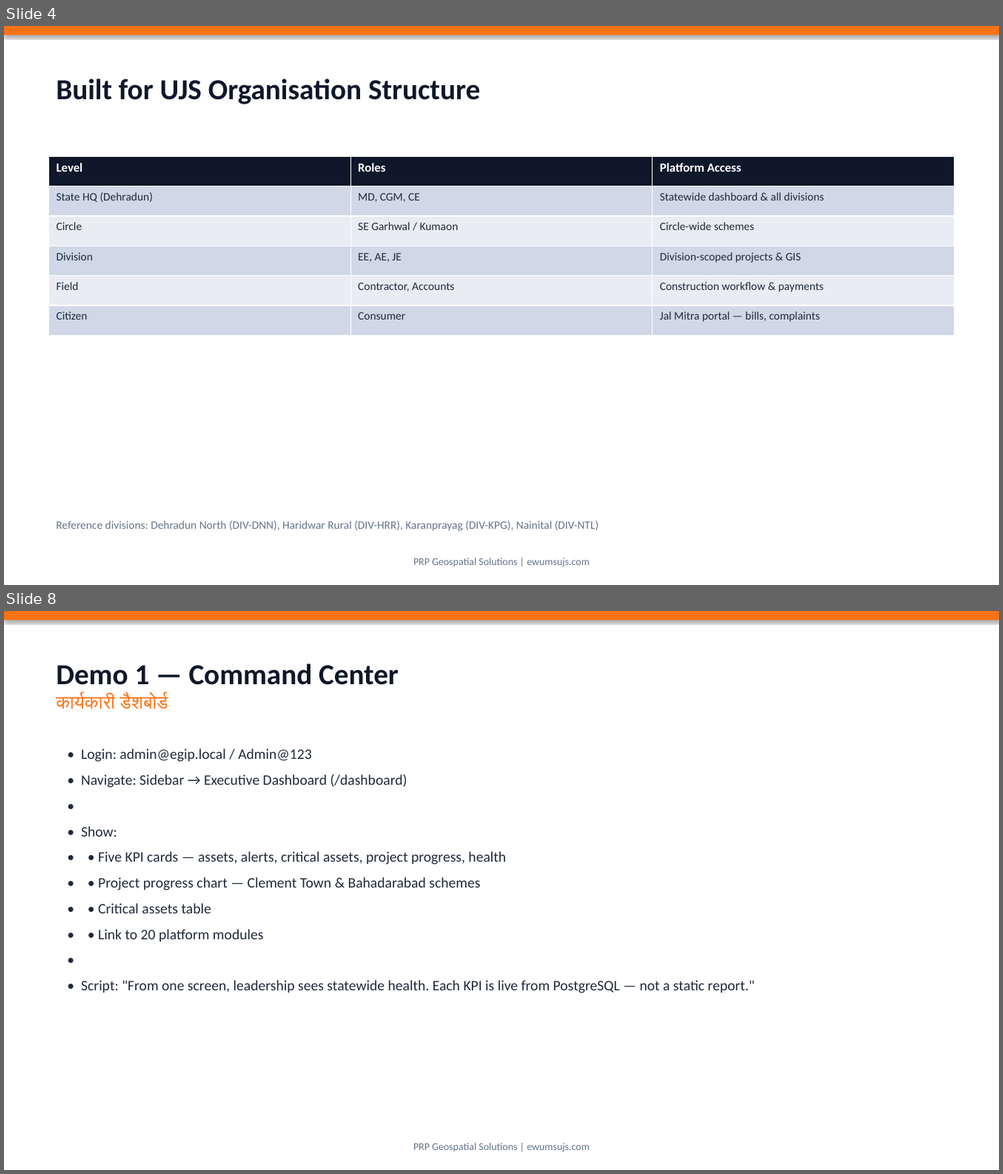
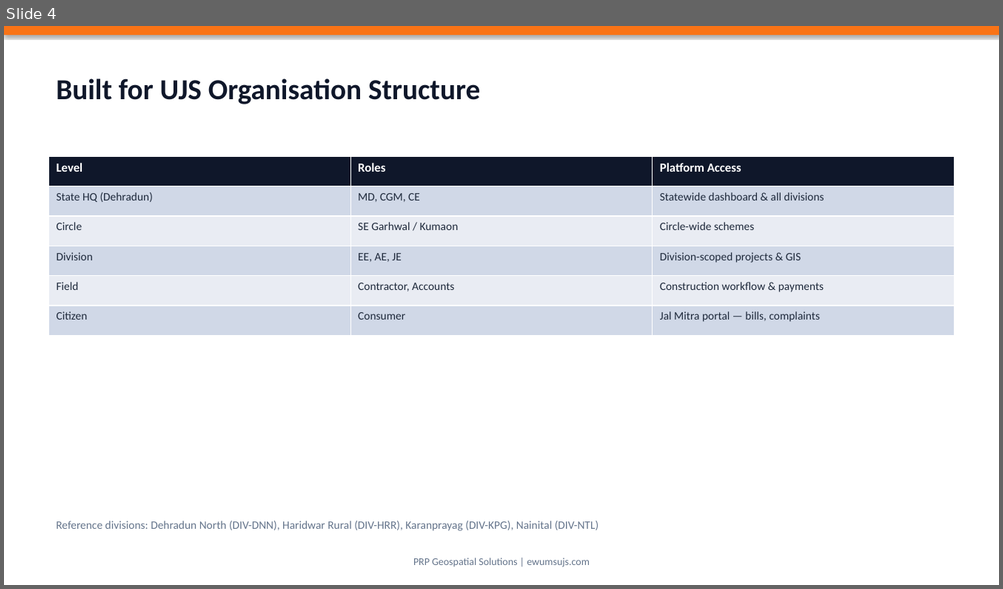
Before and after one commit to geospatialprp-dotcom/EWUMS, a slide deck: docs/ujs-presentation/EWUMS-UJS-Presentation.pptx. Shown one above the other, each under a label of ours: slides 4 and 8 before the commit, slide 4 after it; the slides between them are not shown. The pictures are 1003x1174 and 1003x589 pixels, drawn with LibreOffice and Linux fonts; fonts in the diff are those of the drawing. Boxes give left, top, right and bottom in pixels: in the first picture for what was removed or moved away, otherwise in the second. Text is boxed around its words. In the diff, an @@ line names an element or a change of style, - is before the commit and + after.

```diff
--- a/docs/ujs-presentation/EWUMS-UJS-Presentation.pptx
+++ b/docs/ujs-presentation/EWUMS-UJS-Presentation.pptx
@@ slide 8 removed at box(4, 611, 999, 1170), background #FFFFFF @@
@@ rectangle removed at box(4, 611, 999, 620) @@
@@ text removed at box(56, 664, 398, 709) @@
-Demo 1 — Command Center
-कार्यकारी डैशबोर्ड
@@ text removed at box(81, 749, 754, 994) @@
-• Login: admin@egip.local / Admin@123
-• Navigate: Sidebar → Executive Dashboard (/dashboard)
-•
-• Show:
-• • Five KPI cards — assets, alerts, critical assets, project progress, health
-• • Project progress chart — Clement Town & Bahadarabad schemes
-• • Critical assets table
-• • Link to 20 platform modules
-•
-• Script: "From one screen, leadership sees statewide health. Each KPI is live from PostgreSQL — not a static report."
@@ text removed at box(413, 1143, 589, 1153) @@
-PRP Geospatial Solutions | ewumsujs.com
```
Also in this commit, not shown: 3 slides changed, 5 slides added, 4 other slides removed, 3 other files.
